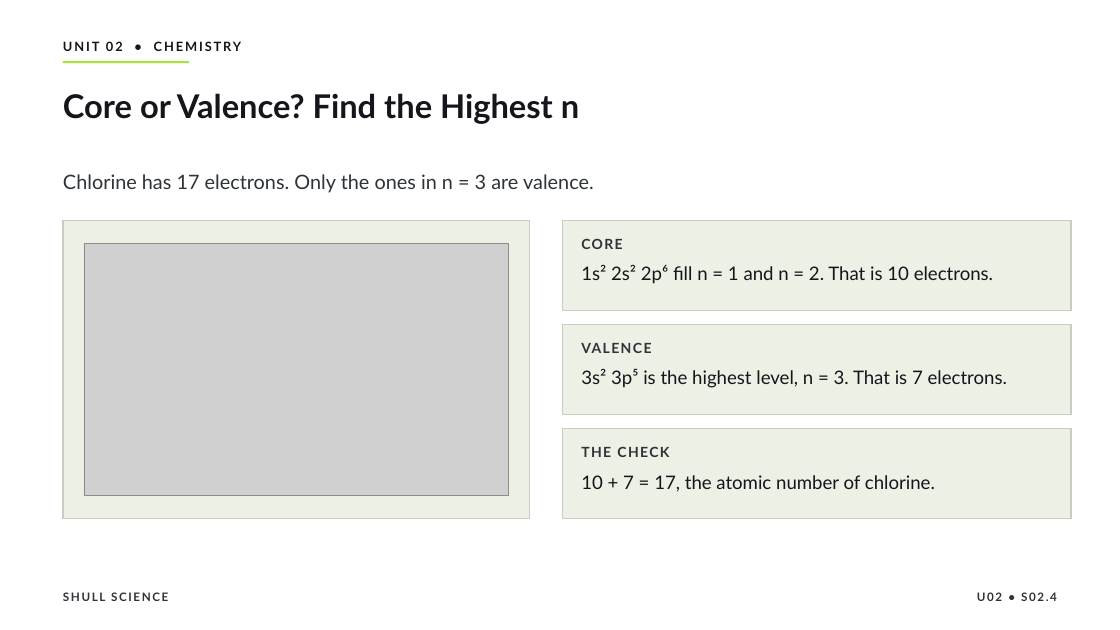
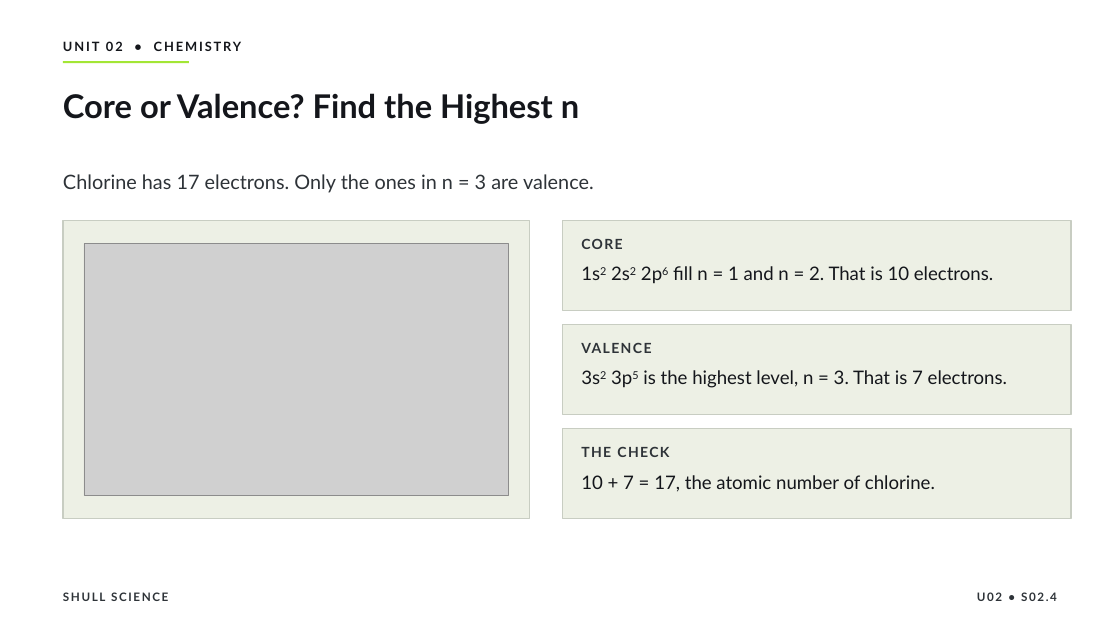
Before and after one commit to Hayabusa015/WorkWork, a slide deck: slide 4 of deliverables/chem-u02/SHULL_CHEM_Slides_U02_S02.4.pptx. Drawn at 1120x630 pixels with LibreOffice and Linux fonts; fonts in the diff are those of the drawing; grey boxes stand for pictures. Boxes give left, top, right and bottom in pixels: in the first picture for what was removed or moved away, otherwise in the second. Text is boxed around its words. In the diff, an @@ line names an element or a change of style, - is before the commit and + after.

```diff
--- a/deliverables/chem-u02/SHULL_CHEM_Slides_U02_S02.4.pptx
+++ b/deliverables/chem-u02/SHULL_CHEM_Slides_U02_S02.4.pptx
@@ text at [673, 266, 993, 280]: text changed @@
-1s² 2s² 2p⁶ fill n = 1 and n = 2. That is 10 electrons.
+1s2 2s2 2p6 fill n = 1 and n = 2. That is 10 electrons.
@@ text at [643, 370, 1007, 388]: text changed @@
-3s² 3p⁵ is the highest level, n = 3. That is 7 electrons.
+3s2 3p5 is the highest level, n = 3. That is 7 electrons.
```
Also in this commit, not shown: 18 other slides changed, 12 other files.
